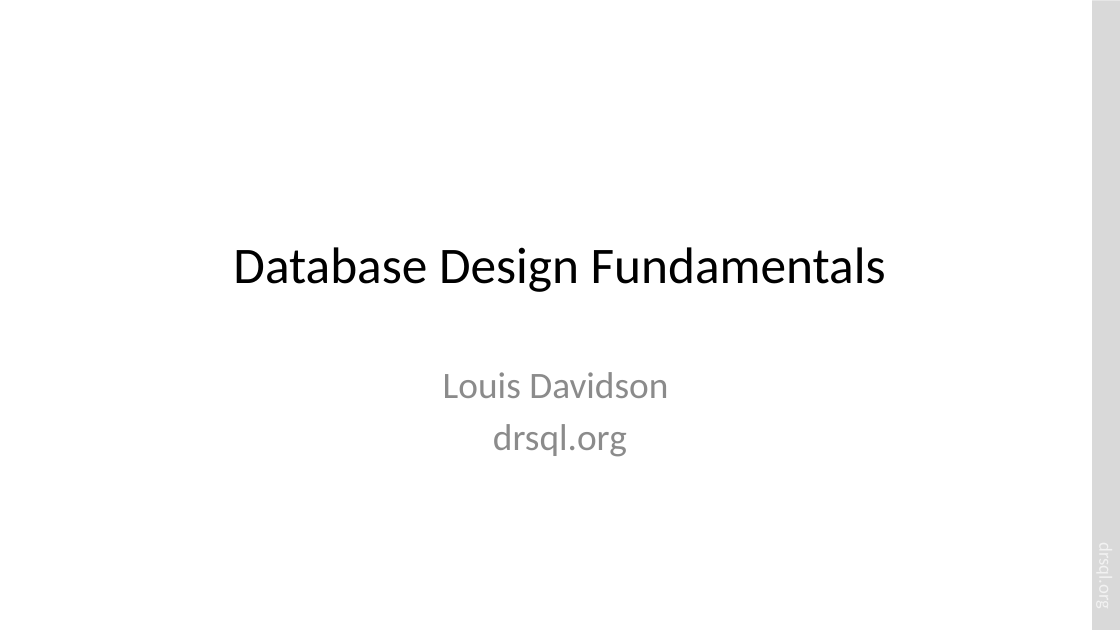
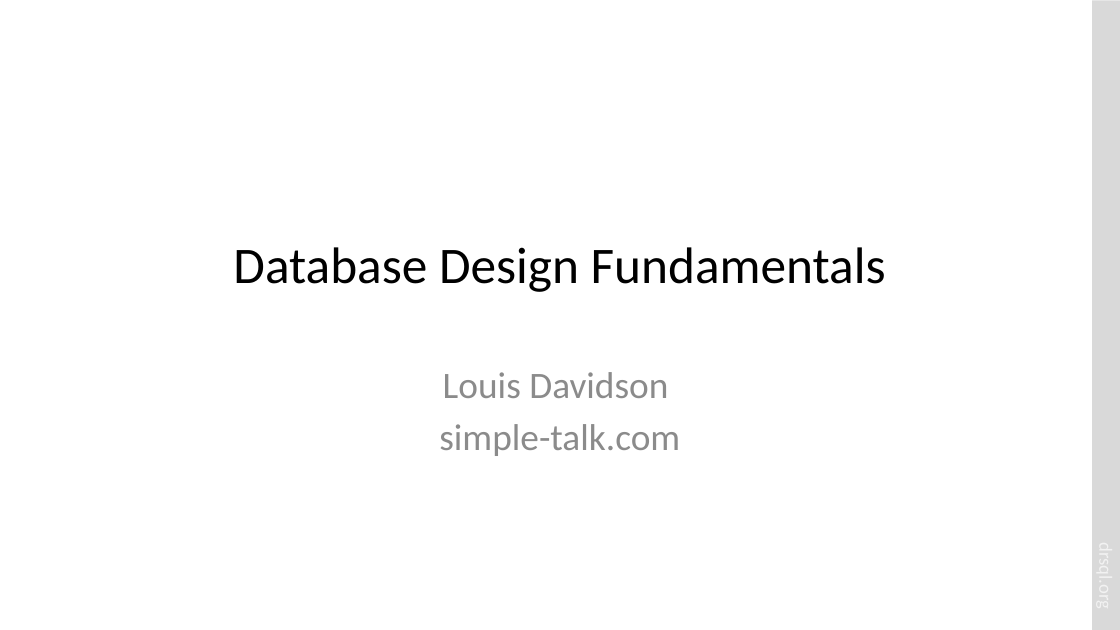
Before and after one commit to drsqlgithub/Presentation-Downloads, a slide deck: slide 1 of Relational Database Design/Relational Database Design.pptx. Drawn at 1120x630 pixels with LibreOffice and Linux fonts; fonts in the diff are those of the drawing. Boxes give left, top, right and bottom in pixels: in the first picture for what was removed or moved away, otherwise in the second. Text is boxed around its words. In the diff, an @@ line names an element or a change of style, - is before the commit and + after.

```diff
--- a/Relational Database Design/Relational Database Design.pptx
+++ b/Relational Database Design/Relational Database Design.pptx
@@ subtitle at bbox=[439, 424, 680, 456]: text changed @@
-drsql.org
+simple-talk.com
```
Also in this commit, not shown: 10 other slides changed.
